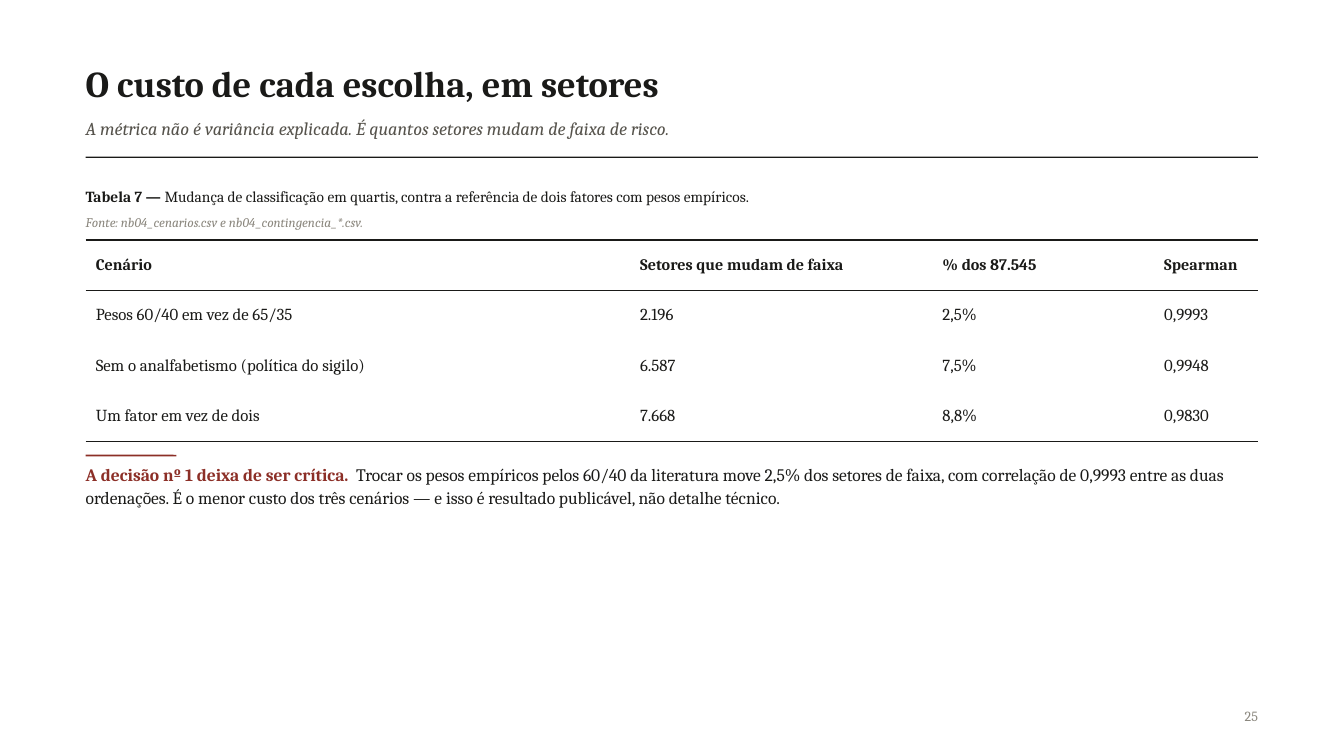
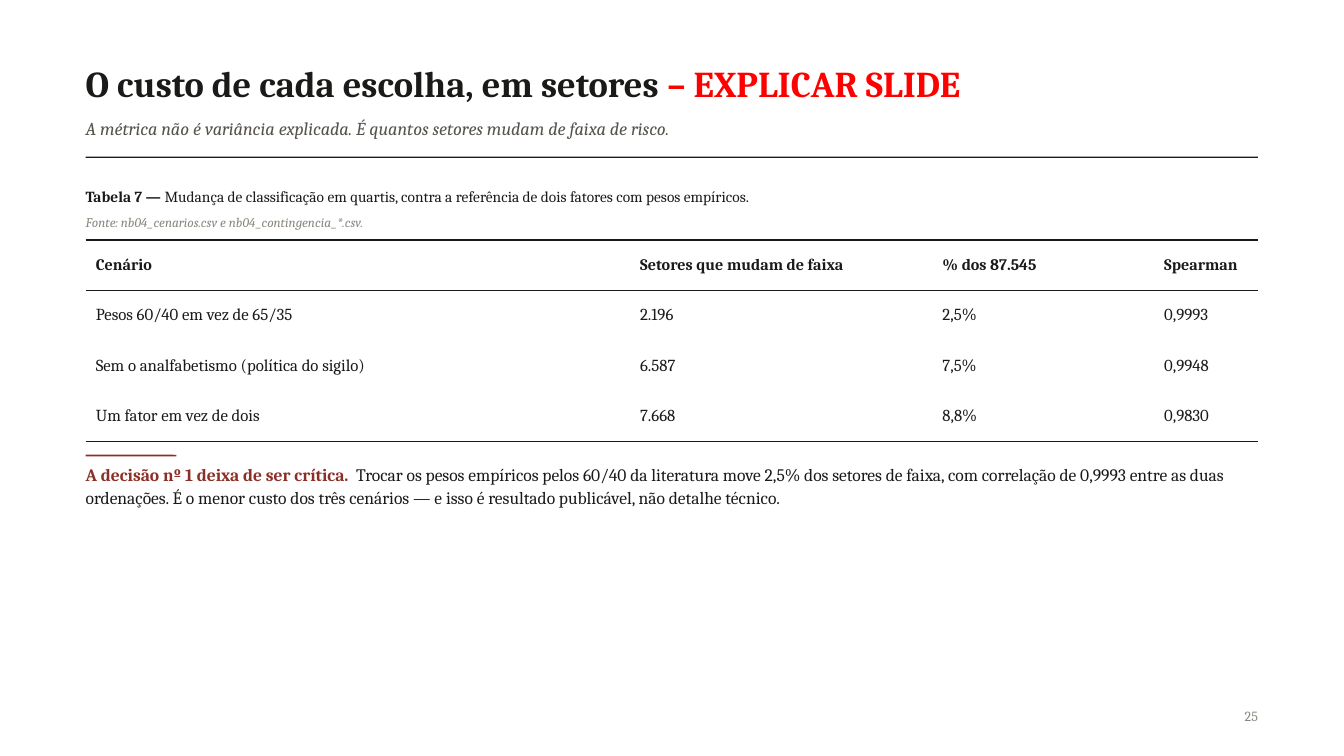
Before and after one commit to pedrinndias/Projeto_IVS_Censo, a slide deck: slide 25 of docs/Apresentacoes_IVS/Analise_Fatorial_NB04_2026-09.pptx. Drawn at 1344x756 pixels with LibreOffice and Linux fonts; fonts in the diff are those of the drawing. Boxes give left, top, right and bottom in pixels: in the first picture for what was removed or moved away, otherwise in the second. Text is boxed around its words. In the diff, an @@ line names an element or a change of style, - is before the commit and + after.

```diff
--- a/docs/Apresentacoes_IVS/Analise_Fatorial_NB04_2026-09.pptx
+++ b/docs/Apresentacoes_IVS/Analise_Fatorial_NB04_2026-09.pptx
@@ text at (86,71,960,102): text changed @@
-O custo de cada escolha, em setores
+O custo de cada escolha, em setores – EXPLICAR SLIDE
```
Also in this commit, not shown: 30 other slides changed, 51 slides added, 1 slide removed.
